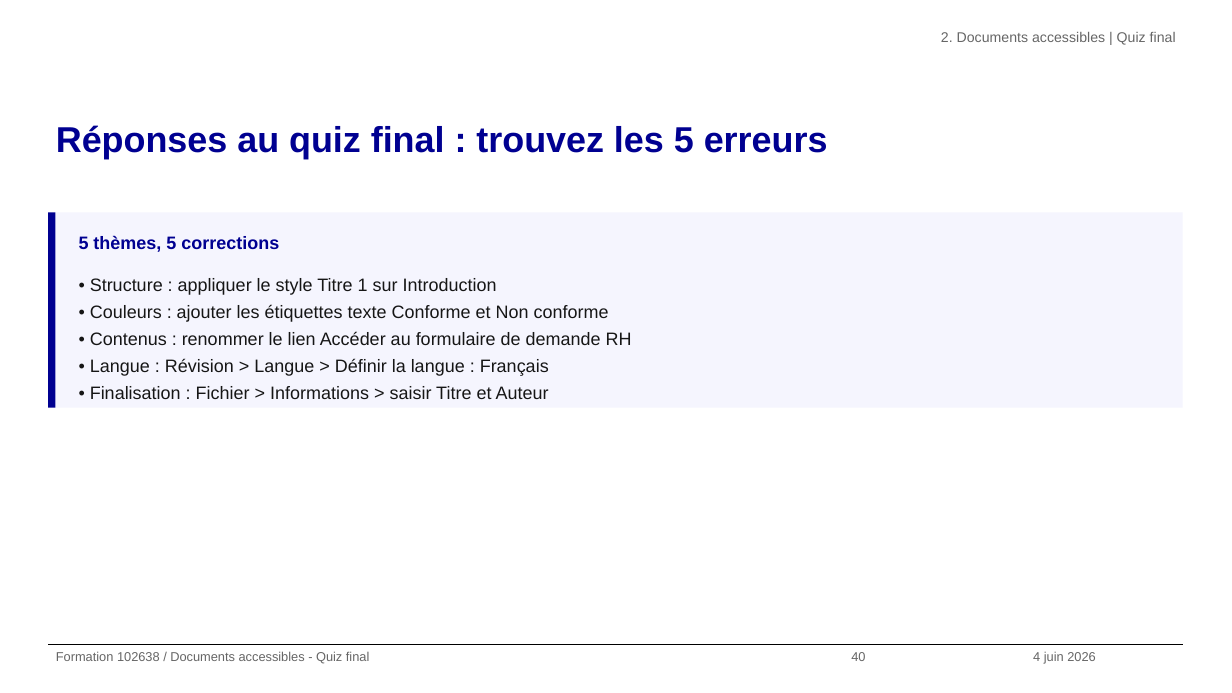
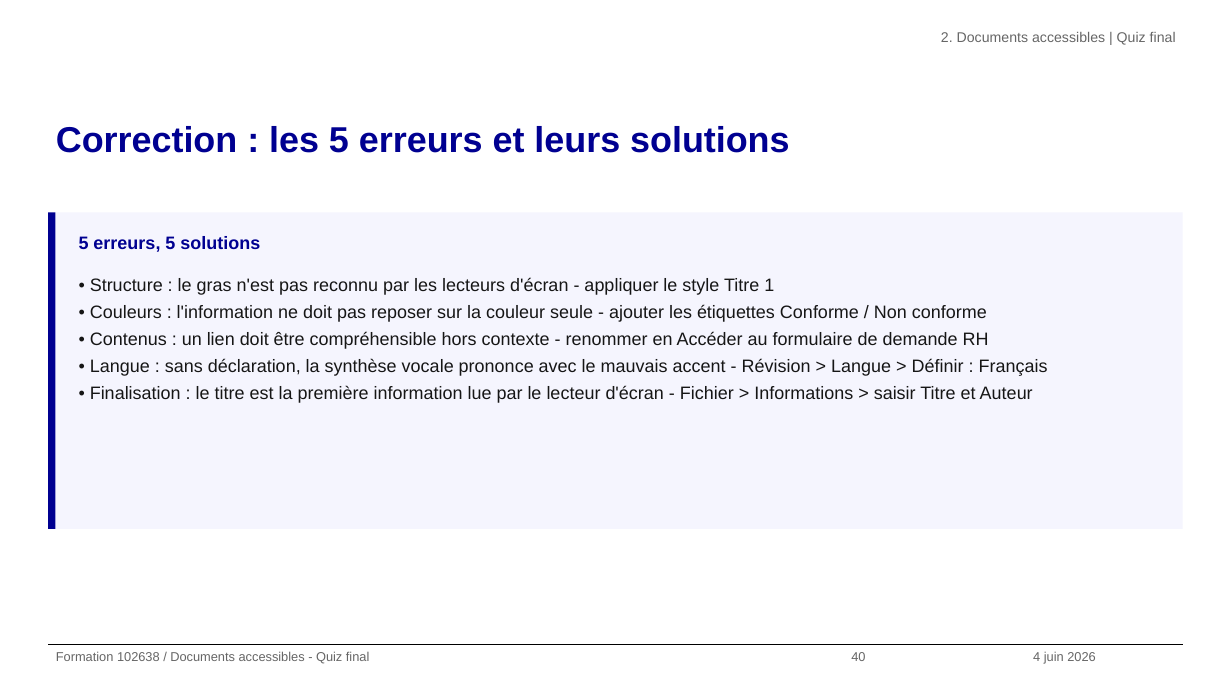
Before and after one commit to alexandra-guiderdoni/usine-fabrication-igpde-102846-ay11, a slide deck: slide 40 of formation-102638-juin-2026.pptx. Drawn at 1232x693 pixels with LibreOffice and Linux fonts; fonts in the diff are those of the drawing; background and template pictures are left out. Boxes give left, top, right and bottom in pixels: in the first picture for what was removed or moved away, otherwise in the second. Text is boxed around its words. In the diff, an @@ line names an element or a change of style, - is before the commit and + after.

```diff
--- a/formation-102638-juin-2026.pptx
+++ b/formation-102638-juin-2026.pptx
@@ title at (56, 126, 789, 153): text changed @@
-Réponses au quiz final : trouvez les 5 erreurs
+Correction : les 5 erreurs et leurs solutions
@@ rectangle: place and size @@
-rectangle at (48, 213, 55, 408)
+rectangle at (48, 213, 55, 529)
@@ rectangle: place and size @@
-rectangle at (55, 213, 1183, 408)
+rectangle at (55, 213, 1183, 529)
@@ text at (79, 236, 260, 252): text changed @@
-5 thèmes, 5 corrections
+5 erreurs, 5 solutions
@@ text at (90, 277, 1048, 403): text changed @@
-• Structure : appliquer le style Titre 1 sur Introduction
-• Couleurs : ajouter les étiquettes texte Conforme et Non conforme
-• Contenus : renommer le lien Accéder au formulaire de demande RH
-• Langue : Révision > Langue > Définir la langue : Français
-• Finalisation : Fichier > Informations > saisir Titre et Auteur
+• Structure : le gras n'est pas reconnu par les lecteurs d'écran - appliquer le style Titre 1
+• Couleurs : l'information ne doit pas reposer sur la couleur seule - ajouter les étiquettes Conforme / Non conforme
+• Contenus : un lien doit être compréhensible hors contexte - renommer en Accéder au formulaire de demande RH
+• Langue : sans déclaration, la synthèse vocale prononce avec le mauvais accent - Révision > Langue > Définir : Français
+• Finalisation : le titre est la première information lue par le lecteur d'écran - Fichier > Informations > saisir Titre et Auteur
```
Also in this commit, not shown: 66 other slides changed, 5 slides added, 1 slide removed, 47 other files.
